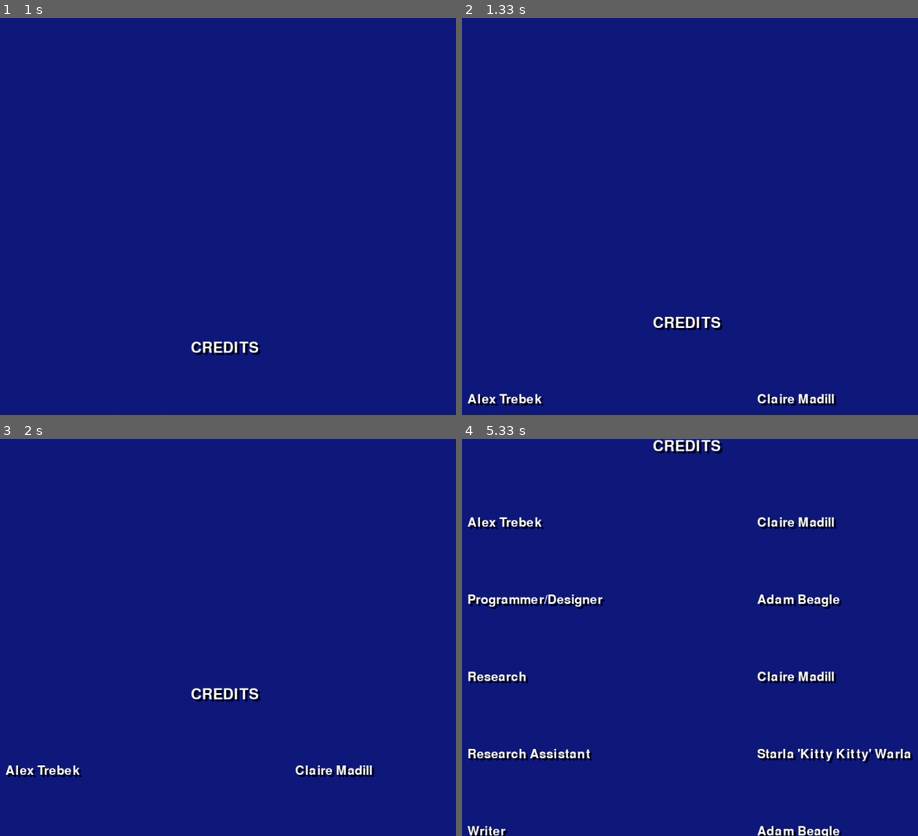
Above: before the commit, frames 1-4 (two rows, left to right).
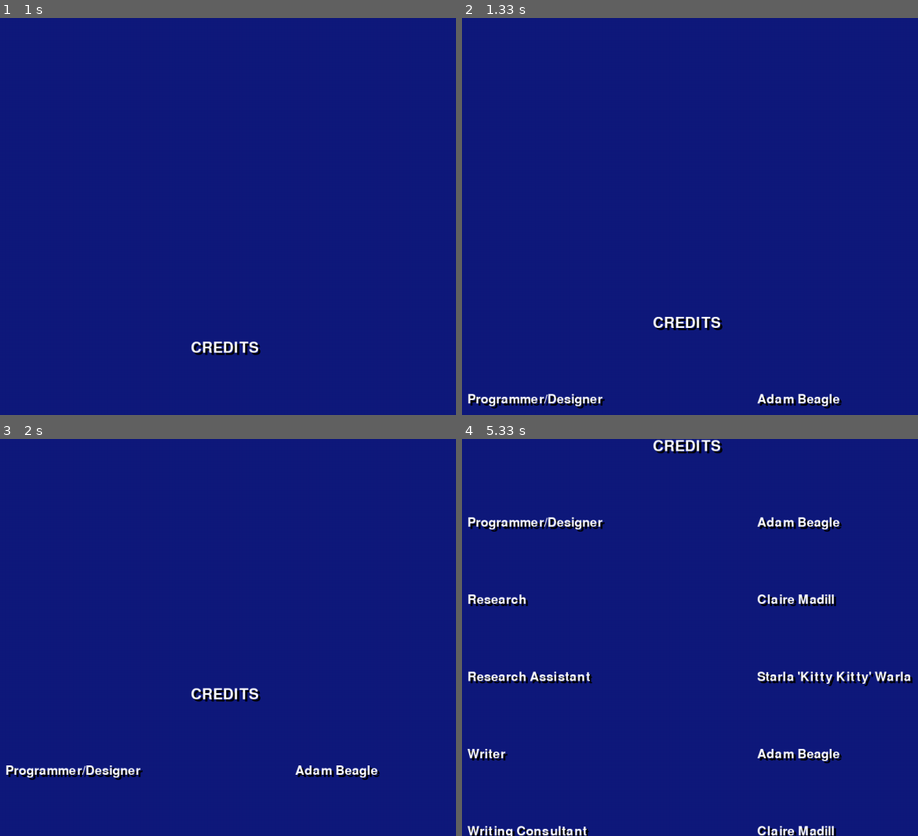
Above: after the commit, the same moments.

Repository: adambeagle/JeoparPy
Game: pygame game, started from src/Credits.py
The game is run twice, just before and just after one commit, with the same random seed, the same clock (stepped at 60 frames per second) and the same inputs. The source is Python 2; it was converted automatically to run under Python 3.
Inputs:
- Up to frame 1 (1 s): no input
- Up to frame 2 (1.33 s): no input
- Up to frame 3 (2 s): no input
- Up to frame 4 (5.33 s): no input

Frame 1 is identical in both runs. In frame 2, 1.0% of the frame differs, in the area x 1-84%, y 94-99%; in frame 3, 1.0%; in frame 4, 5.0%, in the area x 1-99%, y 19-100%.

Commit message:
Bug fix in Main; Credit change

Diff:
--- a/src/Credits.py
+++ b/src/Credits.py
@@ -19,8 +19,7 @@
 
 def DoCredits(screen, background):
         #declarations
-	positions = """Alex Trebek
-Programmer/Designer
+	positions = """Programmer/Designer
 Research
 Research Assistant
 Writer
@@ -37,8 +36,7 @@
 Assistant to Mr. Madill
 """
 
-	names = """Claire Madill
-Adam Beagle
+	names = """Adam Beagle
 Claire Madill
 Starla 'Kitty Kitty' Warla
 Adam Beagle
--- a/src/Main.pyw
+++ b/src/Main.pyw
@@ -19,7 +19,7 @@
 from Congrats import DoCongrats
 from ShowVideo import PlayVideo
 from Utility import BlitToScreen
-from Constants import SCREEN_SIZE, JEOP_BLUE, SOUNDS
+from Config import SCREEN_SIZE, JEOP_BLUE, SOUNDS
 
 ########################################################################
 def BlitSfcToScreen(screen, background, sfc, pos=(0, 0)):
